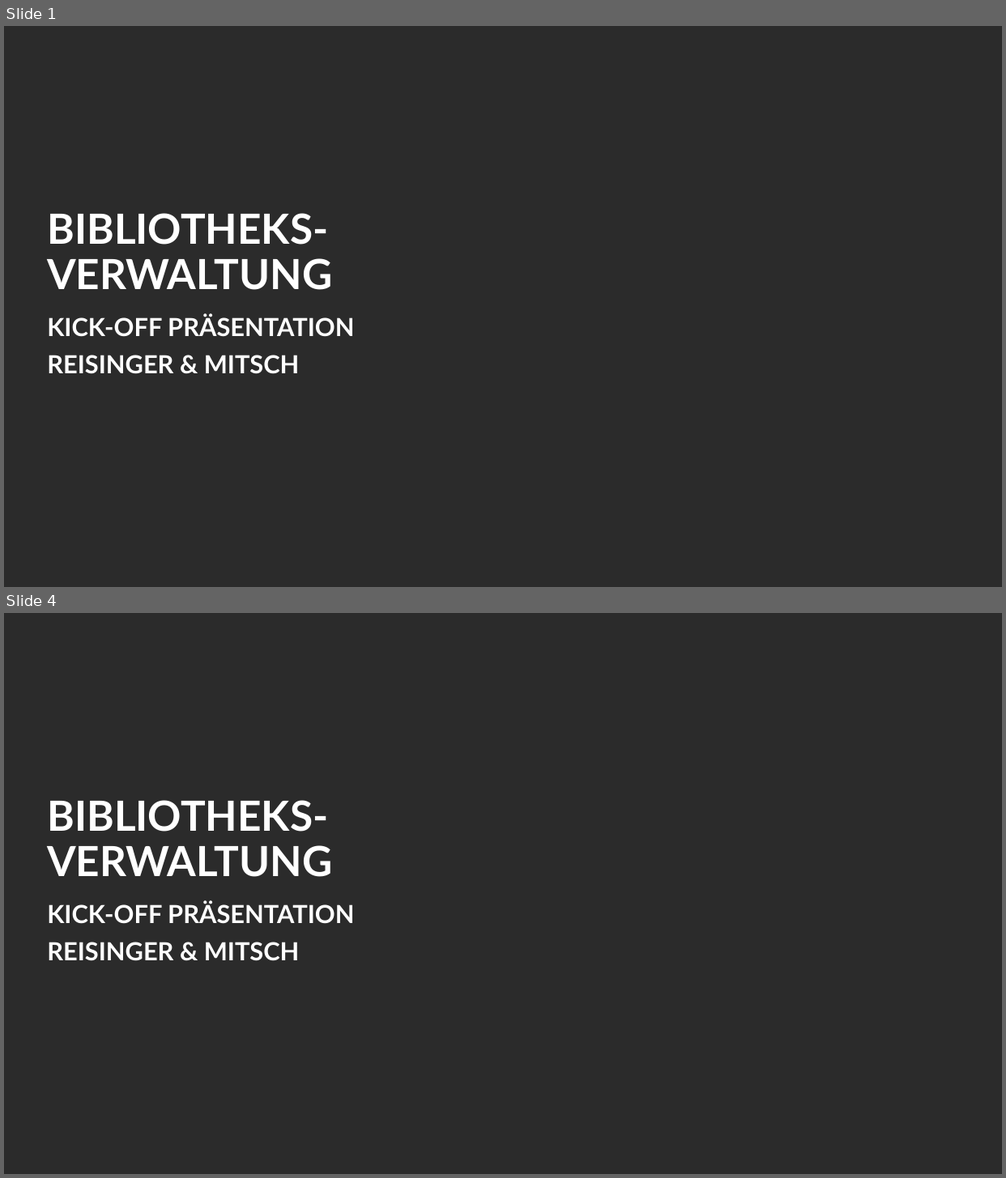
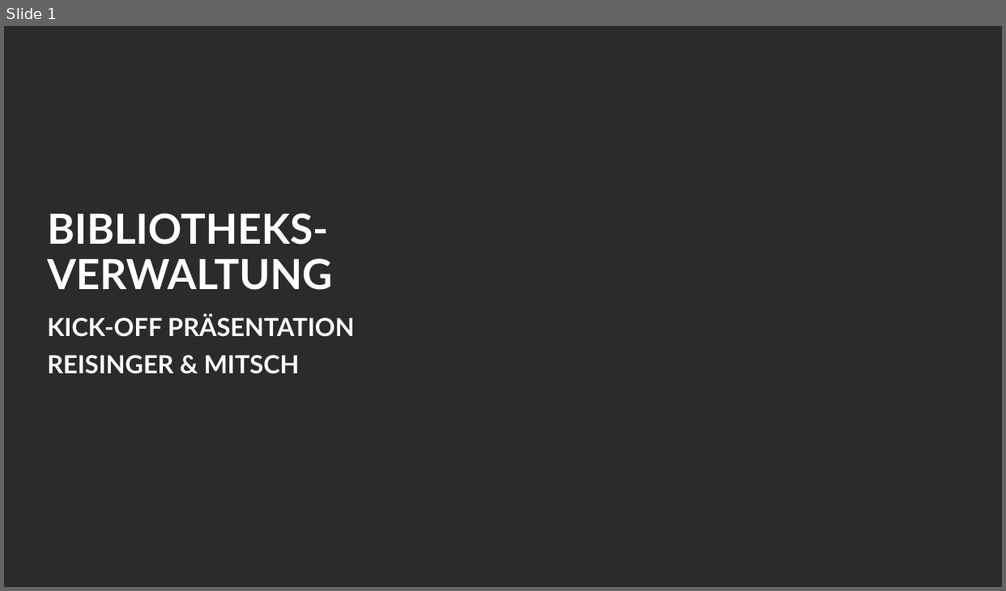
Before and after one commit to curarin/fh-sem2-db-project, a slide deck: requirements/pptx/2026-05-15-er-rm-reisinger-mitsch.pptx. Shown one above the other, each under a label of ours: slides 1 and 4 before the commit, slide 1 after it; the slides between them are not shown. The pictures are 1006x1178 and 1006x591 pixels, drawn with LibreOffice and Linux fonts; fonts in the diff are those of the drawing; background and template pictures are left out; a plain dark background stands for a picture behind light text. Boxes give left, top, right and bottom in pixels: in the first picture for what was removed or moved away, otherwise in the second. Text is boxed around its words. In the diff, an @@ line names an element or a change of style, - is before the commit and + after.

Commit message:
fiN

```diff
--- a/requirements/pptx/2026-05-15-er-rm-reisinger-mitsch.pptx
+++ b/requirements/pptx/2026-05-15-er-rm-reisinger-mitsch.pptx
@@ slide 1 removed at <box>4,26,1002,587</box>, background picture (left out) @@
@@ title removed at <box>47,213,332,290</box> @@
-BIBLIOTHEKS-VERWALTUNG
@@ text removed at <box>47,314,354,374</box> @@
-KICK-OFF PRÄSENTATION
-REISINGER & MITSCH
@@ what was slide 4 is now slide 1 @@
```
Also in this commit, not shown: 2 other slides removed.
